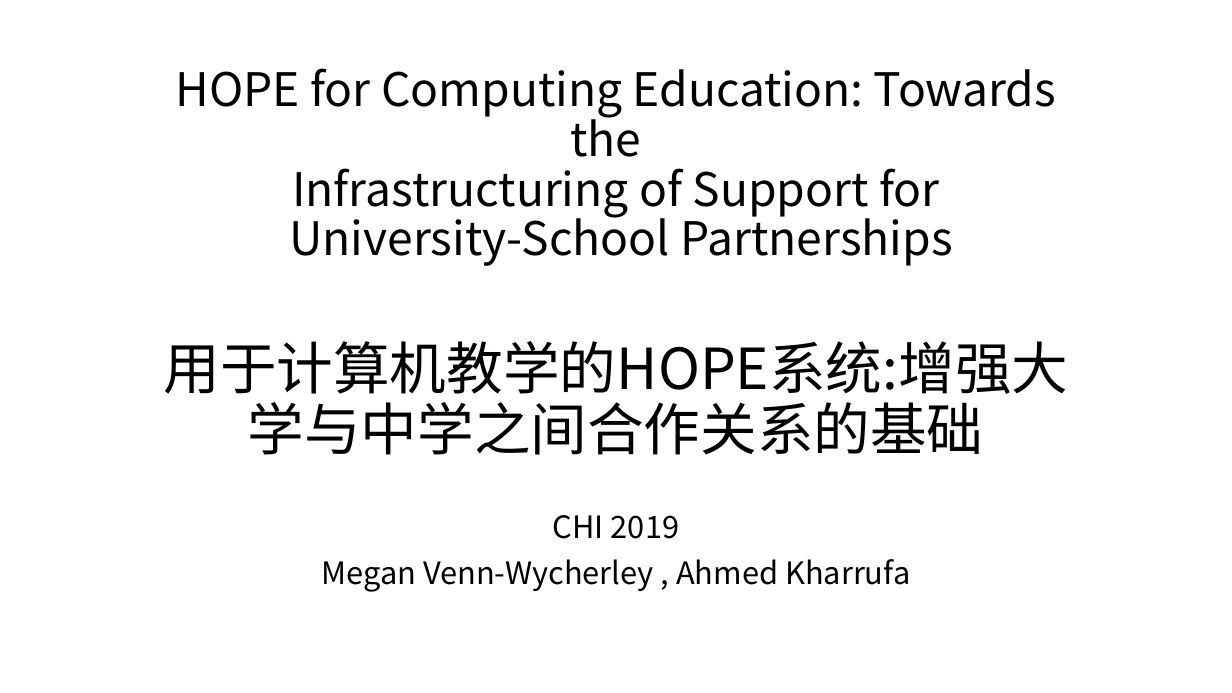
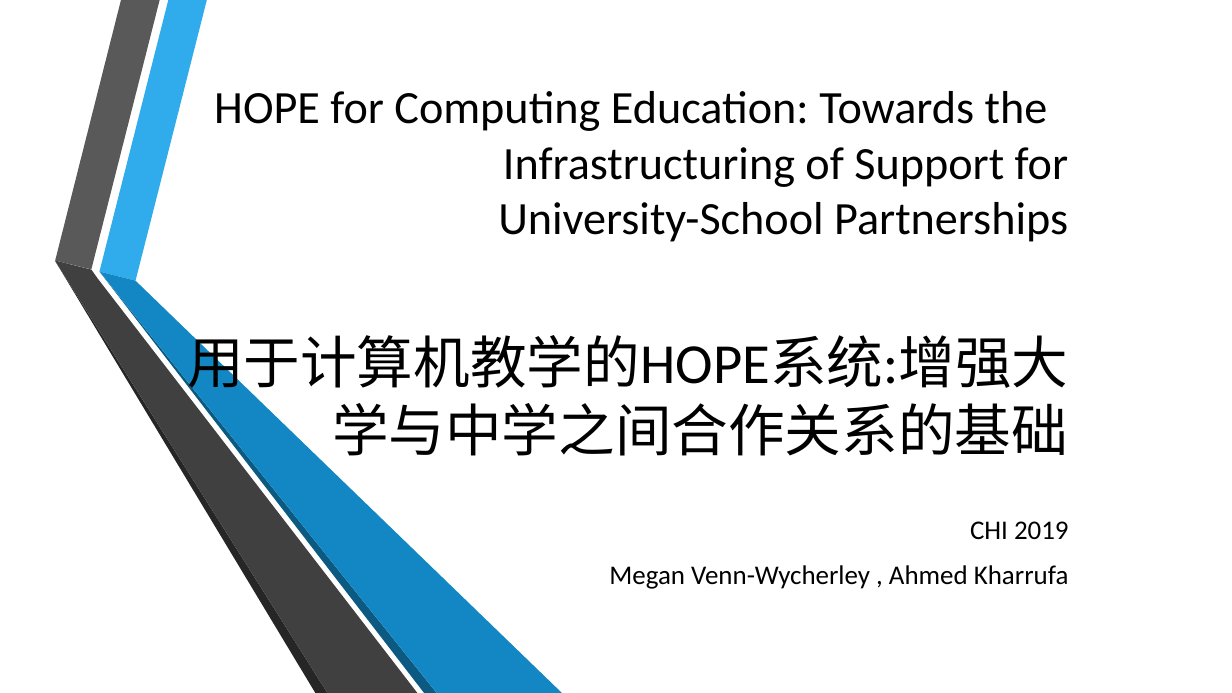
Before and after one commit to twesix/paper-notes, a slide deck: slide 1 of 201905/5-25分享.pptx. Drawn at 1232x693 pixels with LibreOffice and Linux fonts; fonts in the diff are those of the drawing; background and template pictures are left out. Boxes give left, top, right and bottom in pixels: in the first picture for what was removed or moved away, otherwise in the second. Text is boxed around its words. In the diff, an @@ line names an element or a change of style, - is before the commit and + after.

```diff
--- a/201905/5-25分享.pptx
+++ b/201905/5-25分享.pptx
@@ title "HOPE for Computing Education: Towards ..." at [187,91,1069,456]: font Noto Sans CJK SC to Calibri; alignment centre to right; line spacing 0.9 to 1 @@
@@ group added at [55,0,563,693]: 6 freeform shapes @@
@@ subtitle "CHI 2019" at [609,521,1069,589]: size 24 to 21 pt, font Noto Sans CJK SC to Calibri; alignment centre to right; line spacing 0.9 to 1 @@
```
Also in this commit, not shown: 11 other slides changed.
